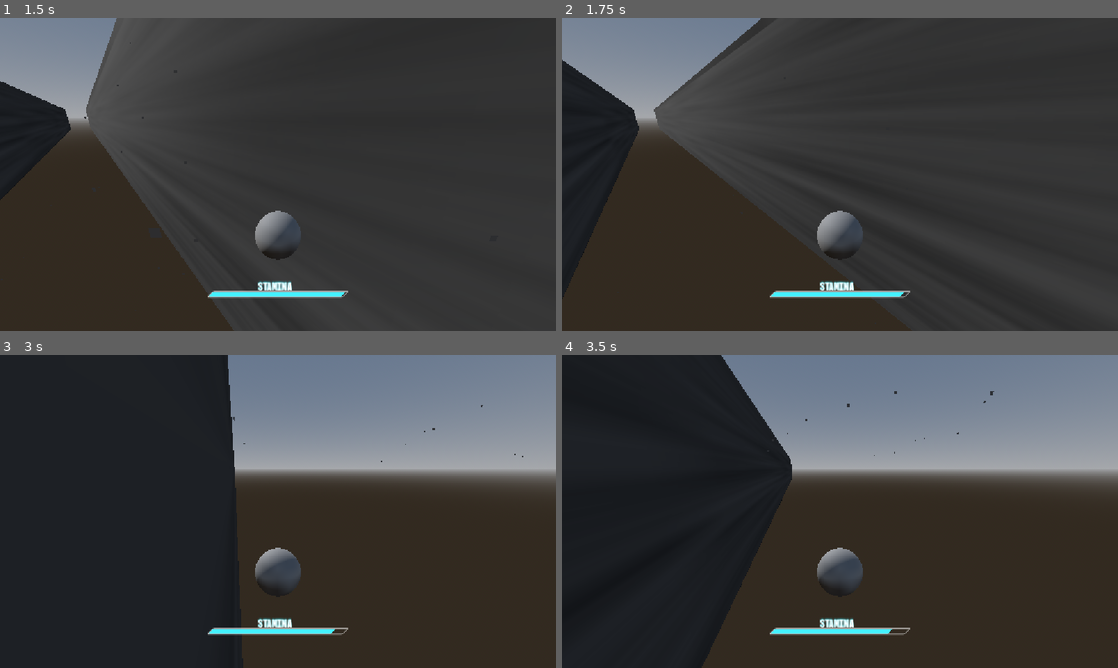
Above: before the commit, frames 1-4 (two rows, left to right).
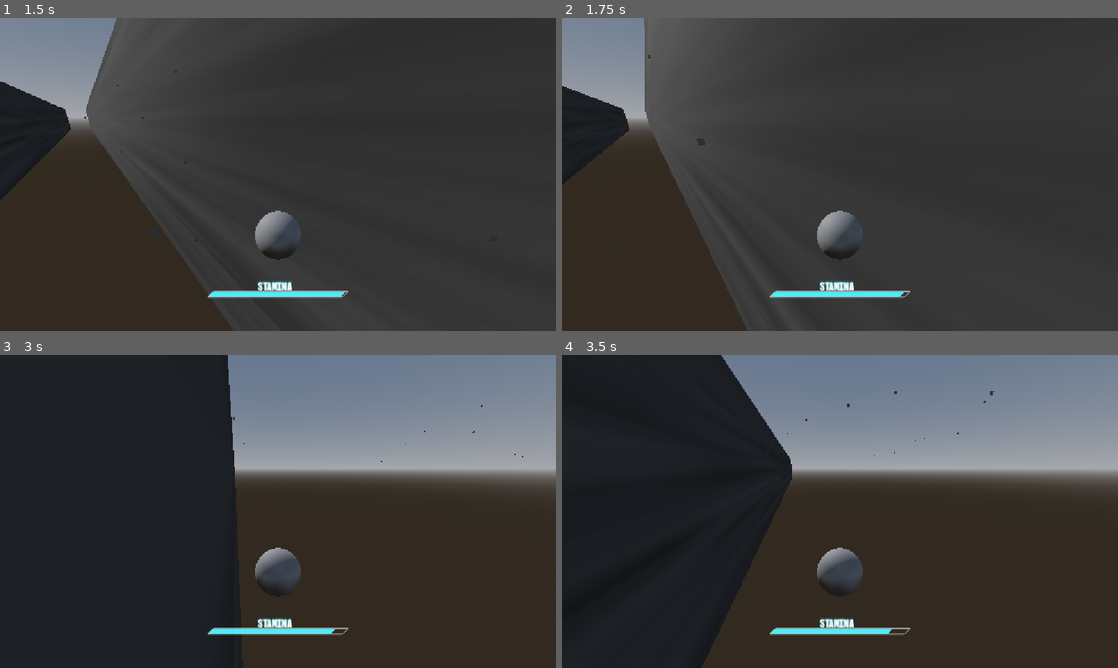
Above: after the commit, the same moments.

Repository: PortalGolem/havenIE2026GameJam
Game: Godot game, scene res://Scenes/Main.tscn
The game is run twice, just before and just after one commit, with the same random seed, the same clock (stepped at 60 frames per second) and the same inputs.
Inputs (mouse positions are in pixels of both pictures, inside the frame that each line leads up to):
- Up to frame 1 (1.5 s): move the mouse to (272, 180) at 0.52 s; press the mouse at (272, 180) at 0.53 s; hold W (Forward) from 0.53 s (still down); tap Space (Jump) at 0.77 s; move the mouse to (316, 177) at 1.27 s; release the mouse at (316, 177) at 1.28 s; tap Shift (Dash) at 1.35 s
- Up to frame 2 (1.75 s): keep holding W (Forward); tap Space (Jump) at 1.52 s
- Up to frame 3 (3 s): move the mouse to (233, 508) at 2.02 s; press the mouse at (233, 508) at 2.03 s; move the mouse to (283, 511) at 2.77 s; release W (Forward) at 2.78 s; release the mouse at (283, 511) at 2.78 s; hold A (Left) from 2.78 s (still down); tap Shift (Dash) at 2.85 s
- Up to frame 4 (3.5 s): keep holding A (Left); tap Space (Jump) at 3.02 s

Frame 1 is identical in both runs. In frame 2, 11% of the frame differs, in the area x 0-61%, y 0-100%; in frame 3, less than 0.1%; in frame 4, nothing differs.

Commit message:
fix

Diff:
--- a/Player/PlayerController.gd
+++ b/Player/PlayerController.gd
@@ -230,12 +230,12 @@
 	#Engine.time_scale = Game_Speed
 
 func _playerEnterWallCollider(wall:Node3D):
+	wallNormal = wall.position - position
+	wallX = wall.position.x
 	if (wallNormal.x > 0):
 		position.x = wallX - wallDistance
 	else:
 		position.x = wallX + wallDistance
-	wallNormal = wall.position - position
-	wallX = wall.position.x
 
 	wallCollision = true
 func _playerEnterFloorCollider(floor:Node3D):
